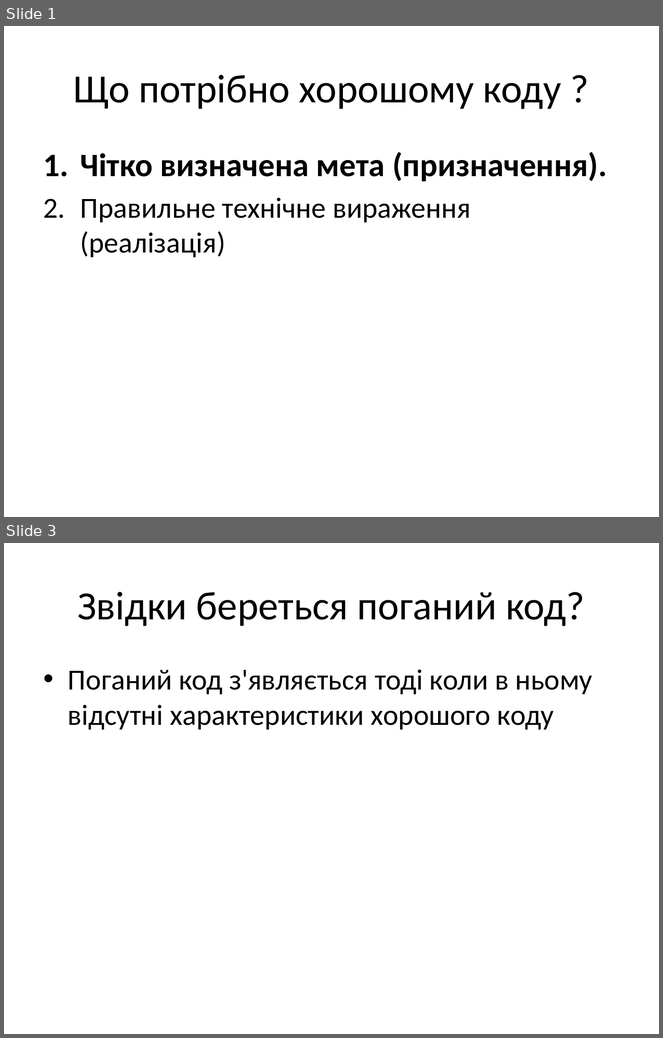
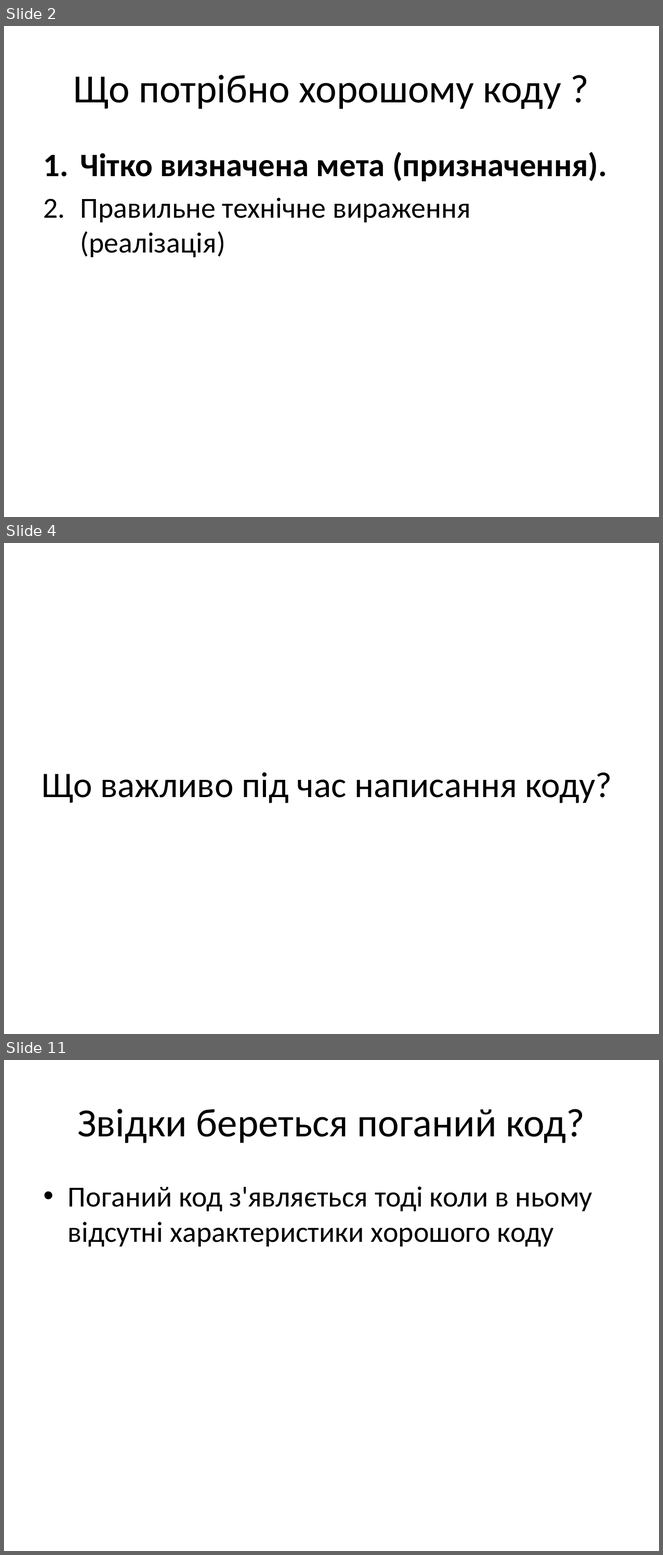
Before and after one commit to siryc/TORT, a slide deck: yazlovytskyy/1. Coding Practices/coding practices.pptx. Shown one above the other, each under a label of ours: slides 1 and 3 before the commit, slides 2, 4 and 11 after it; the slides between them are not shown. The pictures are 663x1038 and 663x1555 pixels, drawn with LibreOffice and Linux fonts; fonts in the diff are those of the drawing. Boxes give left, top, right and bottom in pixels: in the first picture for what was removed or moved away, otherwise in the second. Text is boxed around its words. In the diff, an @@ line names an element or a change of style, - is before the commit and + after.

```diff
--- a/yazlovytskyy/1. Coding Practices/coding practices.pptx
+++ b/yazlovytskyy/1. Coding Practices/coding practices.pptx
@@ slide 4 added at box(4, 543, 659, 1034), background #FFFFFF @@
@@ title added at box(41, 772, 612, 804), 39.6 pt, text #000000 @@
+Що важливо під час написання коду?
@@ what was slide 1 is now slide 2 @@
@@ what was slide 3 is now slide 11 @@
```
Also in this commit, not shown: 2 slides changed, 7 other slides added, 2 other files.
